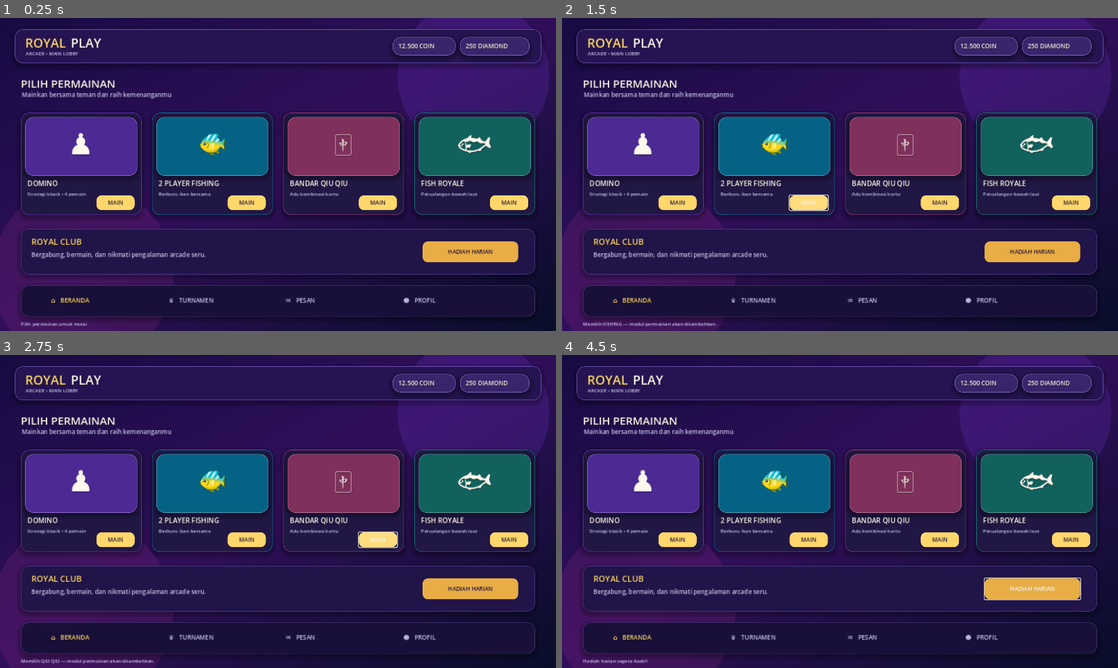
Above: before the commit, frames 1-4 (two rows, left to right).
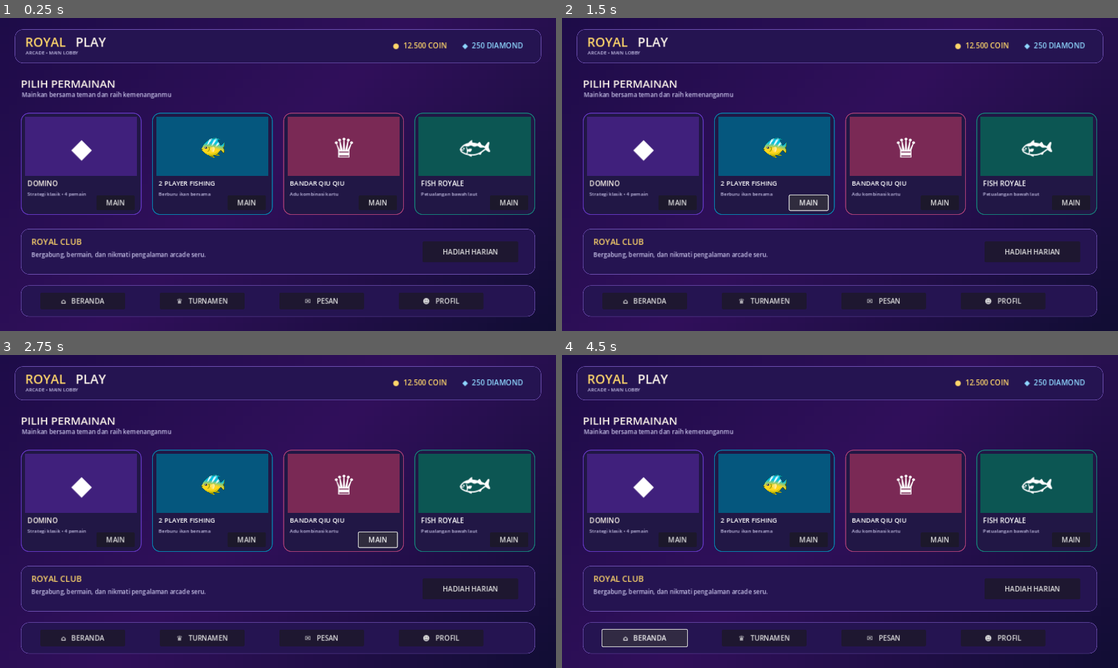
Above: after the commit, the same moments.

Repository: RancakaraGames/Gta-clone
Game: Godot game, scene res://scenes/Lobby.tscn
Same seed, same stepped clock (60 frames per second), same inputs: the game is played once before the commit and once after it.
Inputs (mouse positions are in pixels of both pictures, inside the frame that each line leads up to):
- Up to frame 1 (0.25 s): no input
- Up to frame 2 (1.5 s): click "MAIN" at 0.5 s; click "MAIN" at 1.25 s
- Up to frame 3 (2.75 s): click "MAIN" at 2 s
- Up to frame 4 (4.5 s): click "MAIN" at 2.75 s; click "HADIAH HARIAN" at 3.5 s; click (645, 636) at 4.25 s, where only the run after the commit has a clickable "⌂ BERANDA"

The runs differ from the first frame. In frame 1, 15% of the frame differs, in the area x 0-99%, y 0-99%; in frame 2, 15%; in frame 3, 15%; in frame 4, 16%.

Commit message:
Make ROYAL PLAY lobby fully editable with native Godot scene nodes

Diff:
--- a/scenes/Lobby.tscn
+++ b/scenes/Lobby.tscn
@@ -1,6 +1,73 @@
-[gd_scene load_steps=2 format=3]
-
-[ext_resource type="Script" path="res://scripts/lobby.gd" id="1_lobby"]
+[gd_scene load_steps=8 format=3]
+
+[sub_resource type="Gradient" id="Gradient_bg"]
+offsets = PackedFloat32Array(0, 0.48, 1)
+colors = PackedColorArray(0.0941176, 0.0431373, 0.262745, 1, 0.192157, 0.0627451, 0.356863, 1, 0.0352941, 0.0509804, 0.164706, 1)
+
+[sub_resource type="GradientTexture2D" id="GradientTexture2D_bg"]
+gradient = SubResource("Gradient_bg")
+fill_from = Vector2(0, 0)
+fill_to = Vector2(1, 1)
+
+[sub_resource type="StyleBoxFlat" id="StyleBox_header"]
+bg_color = Color(0.145098, 0.0784314, 0.317647, 1)
+border_width_left = 1
+border_width_top = 1
+border_width_right = 1
+border_width_bottom = 1
+border_color = Color(0.447059, 0.329412, 0.721569, 1)
+corner_radius_top_left = 18
+corner_radius_top_right = 18
+corner_radius_bottom_right = 18
+corner_radius_bottom_left = 18
+
+[sub_resource type="StyleBoxFlat" id="StyleBox_domino"]
+bg_color = Color(0.129412, 0.0901961, 0.270588, 1)
+border_width_left = 2
+border_width_top = 2
+border_width_right = 2
+border_width_bottom = 2
+border_color = Color(0.380392, 0.207843, 0.741176, 1)
+corner_radius_top_left = 18
+corner_radius_top_right = 18
+corner_radius_bottom_right = 18
+corner_radius_bottom_left = 18
+
+[sub_resource type="StyleBoxFlat" id="StyleBox_fishing"]
+bg_color = Color(0.129412, 0.0901961, 0.270588, 1)
+border_width_left = 2
+border_width_top = 2
+border_width_right = 2
+border_width_bottom = 2
+border_color = Color(0.0313726, 0.494118, 0.666667, 1)
+corner_radius_top_left = 18
+corner_radius_top_right = 18
+corner_radius_bottom_right = 18
+corner_radius_bottom_left = 18
+
+[sub_resource type="StyleBoxFlat" id="StyleBox_qiu"]
+bg_color = Color(0.129412, 0.0901961, 0.270588, 1)
+border_width_left = 2
+border_width_top = 2
+border_width_right = 2
+border_width_bottom = 2
+border_color = Color(0.639216, 0.239216, 0.458824, 1)
+corner_radius_top_left = 18
+corner_radius_top_right = 18
+corner_radius_bottom_right = 18
+corner_radius_bottom_left = 18
+
+[sub_resource type="StyleBoxFlat" id="StyleBox_royale"]
+bg_color = Color(0.129412, 0.0901961, 0.270588, 1)
+border_width_left = 2
+border_width_top = 2
+border_width_right = 2
+border_width_bottom = 2
+border_color = Color(0.0862745, 0.486275, 0.470588, 1)
+corner_radius_top_left = 18
+corner_radius_top_right = 18
+corner_radius_bottom_right = 18
+corner_radius_bottom_left = 18
 
 [node name="Lobby" type="Control"]
 layout_mode = 3
@@ -9,4 +76,351 @@
 anchor_bottom = 1.0
 grow_horizontal = 2
 grow_vertical = 2
-script = ExtResource("1_lobby")
+
+[node name="Background" type="TextureRect" parent="."]
+layout_mode = 1
+anchors_preset = 15
+anchor_right = 1.0
+anchor_bottom = 1.0
+grow_horizontal = 2
+grow_vertical = 2
+texture = SubResource("GradientTexture2D_bg")
+expand_mode = 1
+stretch_mode = 6
+
+[node name="Header" type="Panel" parent="."]
+offset_left = 34.0
+offset_top = 26.0
+offset_right = 1246.0
+offset_bottom = 104.0
+theme_override_styles/panel = SubResource("StyleBox_header")
+
+[node name="LogoRoyal" type="Label" parent="Header"]
+offset_left = 24.0
+offset_top = 8.0
+offset_right = 140.0
+offset_bottom = 44.0
+theme_override_colors/font_color = Color(1, 0.843137, 0.415686, 1)
+theme_override_font_sizes/font_size = 29
+text = "ROYAL"
+
+[node name="LogoPlay" type="Label" parent="Header"]
+offset_left = 140.0
+offset_top = 8.0
+offset_right = 245.0
+offset_bottom = 44.0
+theme_override_colors/font_color = Color(1, 0.972549, 0.929412, 1)
+theme_override_font_sizes/font_size = 29
+text = "PLAY"
+
+[node name="Subtitle" type="Label" parent="Header"]
+offset_left = 25.0
+offset_top = 45.0
+offset_right = 260.0
+offset_bottom = 67.0
+theme_override_colors/font_color = Color(0.784314, 0.764706, 0.913725, 1)
+theme_override_font_sizes/font_size = 11
+text = "ARCADE • MAIN LOBBY"
+
+[node name="CoinBalance" type="Label" parent="Header"]
+offset_left = 870.0
+offset_top = 25.0
+offset_right = 1010.0
+offset_bottom = 54.0
+theme_override_colors/font_color = Color(1, 0.843137, 0.415686, 1)
+theme_override_font_sizes/font_size = 17
+text = "●  12.500 COIN"
+
+[node name="DiamondBalance" type="Label" parent="Header"]
+offset_left = 1030.0
+offset_top = 25.0
+offset_right = 1190.0
+offset_bottom = 54.0
+theme_override_colors/font_color = Color(0.560784, 0.847059, 1, 1)
+theme_override_font_sizes/font_size = 17
+text = "◆  250 DIAMOND"
+
+[node name="SectionTitle" type="Label" parent="."]
+offset_left = 48.0
+offset_top = 132.0
+offset_right = 500.0
+offset_bottom = 165.0
+theme_override_colors/font_color = Color(1, 0.972549, 0.929412, 1)
+theme_override_font_sizes/font_size = 25
+text = "PILIH PERMAINAN"
+
+[node name="SectionSubtitle" type="Label" parent="."]
+offset_left = 50.0
+offset_top = 166.0
+offset_right = 700.0
+offset_bottom = 190.0
+theme_override_colors/font_color = Color(0.784314, 0.764706, 0.913725, 1)
+theme_override_font_sizes/font_size = 14
+text = "Mainkan bersama teman dan raih kemenanganmu"
+
+[node name="GameContainer" type="Control" parent="."]
+offset_left = 48.0
+offset_top = 218.0
+offset_right = 1232.0
+offset_bottom = 453.0
+
+[node name="DominoCard" type="Panel" parent="GameContainer"]
+offset_right = 278.0
+offset_bottom = 235.0
+theme_override_styles/panel = SubResource("StyleBox_domino")
+
+[node name="Artwork" type="ColorRect" parent="GameContainer/DominoCard"]
+offset_left = 10.0
+offset_top = 10.0
+offset_right = 268.0
+offset_bottom = 145.0
+color = Color(0.25098, 0.12549, 0.486275, 1)
+
+[node name="ArtIcon" type="Label" parent="GameContainer/DominoCard/Artwork"]
+offset_left = 75.0
+offset_top = 28.0
+offset_right = 185.0
+offset_bottom = 110.0
+theme_override_colors/font_color = Color(1, 1, 1, 1)
+theme_override_font_sizes/font_size = 62
+text = "◆"
+horizontal_alignment = 1
+vertical_alignment = 1
+
+[node name="Title" type="Label" parent="GameContainer/DominoCard"]
+offset_left = 15.0
+offset_top = 151.0
+offset_right = 255.0
+offset_bottom = 176.0
+theme_override_colors/font_color = Color(1, 0.972549, 0.929412, 1)
+theme_override_font_sizes/font_size = 16
+text = "DOMINO"
+
+[node name="Description" type="Label" parent="GameContainer/DominoCard"]
+offset_left = 15.0
+offset_top = 178.0
+offset_right = 255.0
+offset_bottom = 200.0
+theme_override_colors/font_color = Color(0.784314, 0.764706, 0.913725, 1)
+theme_override_font_sizes/font_size = 11
+text = "Strategi klasik • 4 pemain"
+
+[node name="PlayButton" type="Button" parent="GameContainer/DominoCard"]
+offset_left = 174.0
+offset_top = 190.0
+offset_right = 262.0
+offset_bottom = 224.0
+text = "MAIN"
+
+[node name="FishingCard" type="Panel" parent="GameContainer"]
+offset_left = 302.0
+offset_right = 580.0
+offset_bottom = 235.0
+theme_override_styles/panel = SubResource("StyleBox_fishing")
+
+[node name="Artwork" type="ColorRect" parent="GameContainer/FishingCard"]
+offset_left = 10.0
+offset_top = 10.0
+offset_right = 268.0
+offset_bottom = 145.0
+color = Color(0.0196078, 0.341176, 0.494118, 1)
+
+[node name="ArtIcon" type="Label" parent="GameContainer/FishingCard/Artwork"]
+offset_left = 75.0
+offset_top = 28.0
+offset_right = 185.0
+offset_bottom = 110.0
+theme_override_font_sizes/font_size = 62
+text = "🐠"
+horizontal_alignment = 1
+vertical_alignment = 1
+
+[node name="Title" type="Label" parent="GameContainer/FishingCard"]
+offset_left = 15.0
+offset_top = 151.0
+offset_right = 260.0
+offset_bottom = 176.0
+theme_override_colors/font_color = Color(1, 1, 1, 1)
+theme_override_font_sizes/font_size = 15
+text = "2 PLAYER FISHING"
+
+[node name="Description" type="Label" parent="GameContainer/FishingCard"]
+offset_left = 15.0
+offset_top = 178.0
+offset_right = 255.0
+offset_bottom = 200.0
+theme_override_colors/font_color = Color(0.784314, 0.764706, 0.913725, 1)
+theme_override_font_sizes/font_size = 11
+text = "Berburu ikan bersama"
+
+[node name="PlayButton" type="Button" parent="GameContainer/FishingCard"]
+offset_left = 174.0
+offset_top = 190.0
+offset_right = 262.0
+offset_bottom = 224.0
+text = "MAIN"
+
+[node name="QiuQiuCard" type="Panel" parent="GameContainer"]
+offset_left = 604.0
+offset_right = 882.0
+offset_bottom = 235.0
+theme_override_styles/panel = SubResource("StyleBox_qiu")
+
+[node name="Artwork" type="ColorRect" parent="GameContainer/QiuQiuCard"]
+offset_left = 10.0
+offset_top = 10.0
+offset_right = 268.0
+offset_bottom = 145.0
+color = Color(0.478431, 0.160784, 0.333333, 1)
+
+[node name="ArtIcon" type="Label" parent="GameContainer/QiuQiuCard/Artwork"]
+offset_left = 75.0
+offset_top = 28.0
+offset_right = 185.0
+offset_bottom = 110.0
+theme_override_colors/font_color = Color(1, 1, 1, 1)
+theme_override_font_sizes/font_size = 62
+text = "♛"
+horizontal_alignment = 1
+vertical_alignment = 1
+
+[node name="Title" type="Label" parent="GameContainer/QiuQiuCard"]
+offset_left = 15.0
+offset_top = 151.0
+offset_right = 255.0
+offset_bottom = 176.0
+theme_override_colors/font_color = Color(1, 1, 1, 1)
+theme_override_font_sizes/font_size = 15
+text = "BANDAR QIU QIU"
+
+[node name="Description" type="Label" parent="GameContainer/QiuQiuCard"]
+offset_left = 15.0
+offset_top = 178.0
+offset_right = 255.0
+offset_bottom = 200.0
+theme_override_colors/font_color = Color(0.784314, 0.764706, 0.913725, 1)
+theme_override_font_sizes/font_size = 11
+text = "Adu kombinasi kartu"
+
+[node name="PlayButton" type="Button" parent="GameContainer/QiuQiuCard"]
+offset_left = 174.0
+offset_top = 190.0
+offset_right = 262.0
+offset_bottom = 224.0
+text = "MAIN"
+
+[node name="FishRoyaleCard" type="Panel" parent="GameContainer"]
+offset_left = 906.0
+offset_right = 1184.0
+offset_bottom = 235.0
+theme_override_styles/panel = SubResource("StyleBox_royale")
+
+[node name="Artwork" type="ColorRect" parent="GameContainer/FishRoyaleCard"]
+offset_left = 10.0
+offset_top = 10.0
+offset_right = 268.0
+offset_bottom = 145.0
+color = Color(0.0470588, 0.337255, 0.32549, 1)
+
+[node name="ArtIcon" type="Label" parent="GameContainer/FishRoyaleCard/Artwork"]
+offset_left = 75.0
+offset_top = 28.0
+offset_right = 185.0
+offset_bottom = 110.0
+theme_override_colors/font_color = Color(1, 1, 1, 1)
+theme_override_font_sizes/font_size = 62
+text = "🐟"
+horizontal_alignment = 1
+vertical_alignment = 1
+
+[node name="Title" type="Label" parent="GameContainer/FishRoyaleCard"]
+offset_left = 15.0
+offset_top = 151.0
+offset_right = 255.0
+offset_bottom = 176.0
+theme_override_colors/font_color = Color(1, 1, 1, 1)
+theme_override_font_sizes/font_size = 16
+text = "FISH ROYALE"
+
+[node name="Description" type="Label" parent="GameContainer/FishRoyaleCard"]
+offset_left = 15.0
+offset_top = 178.0
+offset_right = 255.0
+offset_bottom = 200.0
+theme_override_colors/font_color = Color(0.784314, 0.764706, 0.913725, 1)
+theme_override_font_sizes/font_size = 11
+text = "Petualangan bawah laut"
+
+[node name="PlayButton" type="Button" parent="GameContainer/FishRoyaleCard"]
+offset_left = 174.0
+offset_top = 190.0
+offset_right = 262.0
+offset_bottom = 224.0
+text = "MAIN"
+
+[node name="RoyalClub" type="Panel" parent="."]
+offset_left = 48.0
+offset_top = 485.0
+offset_right = 1232.0
+offset_bottom = 590.0
+theme_override_styles/panel = SubResource("StyleBox_header")
+
+[node name="Title" type="Label" parent="RoyalClub"]
+offset_left = 24.0
+offset_top = 16.0
+offset_right = 300.0
+offset_bottom = 44.0
+theme_override_colors/font_color = Color(1, 0.843137, 0.415686, 1)
+theme_override_font_sizes/font_size = 19
+text = "ROYAL CLUB"
+
+[node name="Description" type="Label" parent="RoyalClub"]
+offset_left = 24.0
+offset_top = 49.0
+offset_right = 650.0
+offset_bottom = 75.0
+theme_override_colors/font_color = Color(0.784314, 0.764706, 0.913725, 1)
+theme_override_font_sizes/font_size = 14
+text = "Bergabung, bermain, dan nikmati pengalaman arcade seru."
+
+[node name="DailyRewardButton" type="Button" parent="RoyalClub"]
+offset_left = 925.0
+offset_top = 29.0
+offset_right = 1145.0
+offset_bottom = 77.0
+text = "HADIAH HARIAN"
+
+[node name="BottomNavigation" type="Panel" parent="."]
+offset_left = 48.0
+offset_top = 615.0
+offset_right = 1232.0
+offset_bottom = 687.0
+theme_override_styles/panel = SubResource("StyleBox_header")
+
+[node name="HomeButton" type="Button" parent="BottomNavigation"]
+offset_left = 45.0
+offset_top = 17.0
+offset_right = 240.0
+offset_bottom = 55.0
+text = "⌂   BERANDA"
+
+[node name="TournamentButton" type="Button" parent="BottomNavigation"]
+offset_left = 320.0
+offset_top = 17.0
+offset_right = 515.0
+offset_bottom = 55.0
+text = "♛   TURNAMEN"
+
+[node name="MessageButton" type="Button" parent="BottomNavigation"]
+offset_left = 595.0
+offset_top = 17.0
+offset_right = 790.0
+offset_bottom = 55.0
+text = "✉   PESAN"
+
+[node name="ProfileButton" type="Button" parent="BottomNavigation"]
+offset_left = 870.0
+offset_top = 17.0
+offset_right = 1065.0
+offset_bottom = 55.0
+text = "☻   PROFIL"
--- a/scripts/lobby.gd
+++ /dev/null
@@ -1,142 +0,0 @@
-extends Control
-
-const BG_TOP := Color("#180b43")
-const BG_BOTTOM := Color("#090d2a")
-const GOLD := Color("#ffd76a")
-const WHITE := Color("#fff8ed")
-const MUTED := Color("#c8c3e8")
-
-var status_label: Label
-
-func _ready() -> void:
-	_build_lobby()
-
-func _build_lobby() -> void:
-	set_anchors_and_offsets_preset(Control.PRESET_FULL_RECT)
-	var gradient := Gradient.new()
-	gradient.colors = [BG_TOP, Color("#31105b"), BG_BOTTOM]
-	gradient.offsets = [0.0, 0.48, 1.0]
-	var tex := GradientTexture2D.new()
-	tex.gradient = gradient
-	tex.fill_from = Vector2(0.0, 0.0)
-	tex.fill_to = Vector2(1.0, 1.0)
-	var background := TextureRect.new()
-	background.texture = tex
-	background.set_anchors_and_offsets_preset(Control.PRESET_FULL_RECT)
-	background.mouse_filter = Control.MOUSE_FILTER_IGNORE
-	add_child(background)
-
-	_add_glow_orb(Vector2(1090, 135), 175, Color("#7136d6", 0.22))
-	_add_glow_orb(Vector2(190, 590), 210, Color("#e33eaa", 0.12))
-
-	var header := _panel(self, Vector2(34, 26), Vector2(1212, 78), Color("#251451"), Color("#7254b8"))
-	_add_label(header, "ROYAL", Vector2(24, 10), 29, GOLD, true)
-	_add_label(header, "PLAY", Vector2(129, 10), 29, WHITE, true)
-	_add_label(header, "ARCADE • MAIN LOBBY", Vector2(25, 47), 11, MUTED, false)
-	_pill(header, "12.500 COIN", Vector2(870, 18), Vector2(145, 42))
-	_pill(header, "250 DIAMOND", Vector2(1025, 18), Vector2(160, 42))
-
-	_add_label(self, "PILIH PERMAINAN", Vector2(48, 132), 25, WHITE, true)
-	_add_label(self, "Mainkan bersama teman dan raih kemenanganmu", Vector2(50, 166), 14, MUTED, false)
-
-	_make_game_card("DOMINO", "Strategi klasik • 4 pemain", "♟", Vector2(48, 218), Color("#6135bd"), "DOMINO")
-	_make_game_card("2 PLAYER FISHING", "Berburu ikan bersama", "🐠", Vector2(350, 218), Color("#087eaa"), "FISHING")
-	_make_game_card("BANDAR QIU QIU", "Adu kombinasi kartu", "🀄", Vector2(652, 218), Color("#a33d75"), "QIU QIU")
-	_make_game_card("FISH ROYALE", "Petualangan bawah laut", "🐟", Vector2(954, 218), Color("#167c78"), "FISH ROYALE")
-
-	var promo := _panel(self, Vector2(48, 485), Vector2(1184, 105), Color("#211449"), Color("#4d3b86"))
-	_add_label(promo, "ROYAL CLUB", Vector2(24, 16), 19, GOLD, true)
-	_add_label(promo, "Bergabung, bermain, dan nikmati pengalaman arcade seru.", Vector2(24, 49), 14, MUTED, false)
-	var daily := _button(promo, "HADIAH HARIAN", Vector2(925, 29), Vector2(220, 48), Color("#e8ad45"))
-	daily.pressed.connect(func(): _show_status("Hadiah harian segera hadir!"))
-
-	var nav := _panel(self, Vector2(48, 615), Vector2(1184, 72), Color("#191039"), Color("#493879"))
-	_add_nav_item(nav, "⌂", "BERANDA", 70, true)
-	_add_nav_item(nav, "♛", "TURNAMEN", 340, false)
-	_add_nav_item(nav, "✉", "PESAN", 610, false)
-	_add_nav_item(nav, "☻", "PROFIL", 880, false)
-	status_label = _add_label(self, "Pilih permainan untuk mulai", Vector2(48, 695), 11, MUTED, false)
-
-func _panel(parent: Control, pos: Vector2, size: Vector2, fill: Color, border_color: Color) -> Panel:
-	var p := Panel.new()
-	p.position = pos
-	p.size = size
-	var style := StyleBoxFlat.new()
-	style.bg_color = fill
-	style.border_color = border_color
-	style.set_border_width_all(1)
-	style.set_corner_radius_all(18)
-	style.shadow_color = Color(0, 0, 0, 0.28)
-	style.shadow_size = 12
-	style.shadow_offset = Vector2(0, 5)
-	p.add_theme_stylebox_override("panel", style)
-	parent.add_child(p)
-	return p
-
-func _add_label(parent: Control, value: String, pos: Vector2, font_size: int, color: Color, bold: bool) -> Label:
-	var l := Label.new()
-	l.text = value
-	l.position = pos
-	l.add_theme_font_size_override("font_size", font_size)
-	l.add_theme_color_override("font_color", color)
-	if bold:
-		l.add_theme_color_override("font_shadow_color", Color(0, 0, 0, 0.3))
-		l.add_theme_constant_override("shadow_offset_x", 1)
-		l.add_theme_constant_override("shadow_offset_y", 2)
-	parent.add_child(l)
-	return l
-
-func _pill(parent: Control, value: String, pos: Vector2, size: Vector2) -> Panel:
-	var p := _panel(parent, pos, size, Color("#38256b"), Color("#8b70c8"))
-	_add_label(p, value, Vector2(13, 10), 14, WHITE, true)
-	return p
-
-func _make_game_card(title: String, subtitle: String, art: String, pos: Vector2, accent: Color, game_id: String) -> void:
-	var card := _panel(self, pos, Vector2(278, 235), Color("#211744"), accent)
-	var art_panel := _panel(card, Vector2(10, 10), Vector2(258, 135), accent.darkened(0.22), accent.lightened(0.3))
-	var art_label := _add_label(art_panel, art, Vector2(0, 15), 67, WHITE, true)
-	art_label.size = Vector2(258, 95)
-	art_label.horizontal_alignment = HORIZONTAL_ALIGNMENT_CENTER
-	art_label.vertical_alignment = VERTICAL_ALIGNMENT_CENTER
-	_add_label(card, title, Vector2(15, 151), 16, WHITE, true)
-	_add_label(card, subtitle, Vector2(15, 178), 11, MUTED, false)
-	var play := _button(card, "MAIN", Vector2(174, 190), Vector2(88, 34), GOLD)
-	play.pressed.connect(func(): _show_status("Memilih " + game_id + " — modul permainan akan ditambahkan."))
-
-func _button(parent: Control, text_value: String, pos: Vector2, size: Vector2, color: Color) -> Button:
-	var b := Button.new()
-	b.text = text_value
-	b.position = pos
-	b.size = size
-	b.add_theme_font_size_override("font_size", 13)
-	b.add_theme_color_override("font_color", Color("#24143e"))
-	var normal := StyleBoxFlat.new()
-	normal.bg_color = color
-	normal.set_corner_radius_all(12)
-	var hover := normal.duplicate()
-	hover.bg_color = color.lightened(0.13)
-	b.add_theme_stylebox_override("normal", normal)
-	b.add_theme_stylebox_override("hover", hover)
-	b.add_theme_stylebox_override("pressed", hover)
-	parent.add_child(b)
-	return b
-
-func _add_nav_item(parent: Control, symbol: String, caption: String, x: float, active: bool) -> void:
-	var c := GOLD if active else MUTED
-	var l := _add_label(parent, symbol + "   " + caption, Vector2(x, 24), 14, c, active)
-	l.size = Vector2(230, 28)
-
-func _add_glow_orb(pos: Vector2, radius: float, color: Color) -> void:
-	var orb := Panel.new()
-	orb.position = pos - Vector2(radius, radius)
-	orb.size = Vector2(radius * 2.0, radius * 2.0)
-	orb.mouse_filter = Control.MOUSE_FILTER_IGNORE
-	var style := StyleBoxFlat.new()
-	style.bg_color = color
-	style.set_corner_radius_all(int(radius))
-	orb.add_theme_stylebox_override("panel", style)
-	add_child(orb)
-
-func _show_status(message: String) -> void:
-	if is_instance_valid(status_label):
-		status_label.text = message
